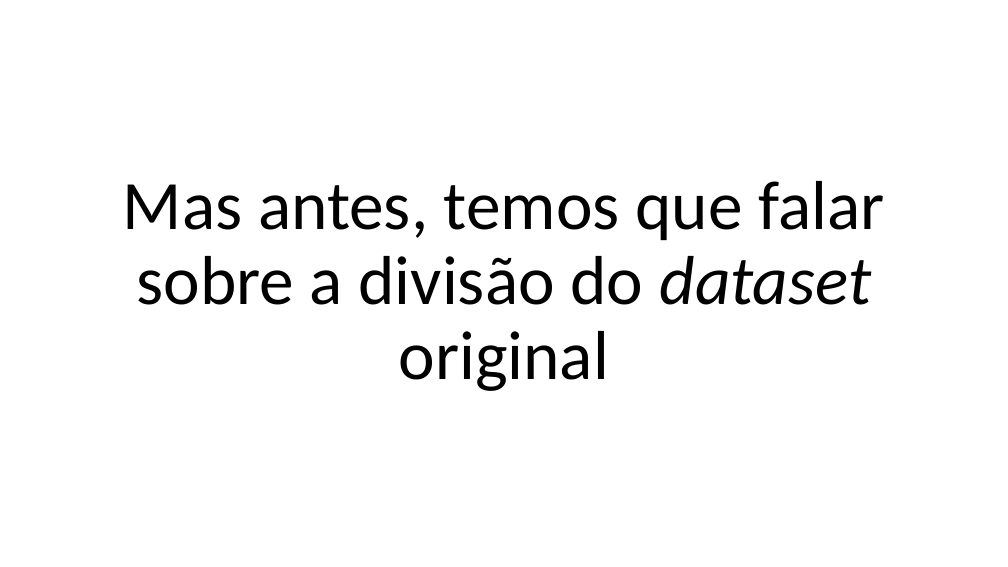
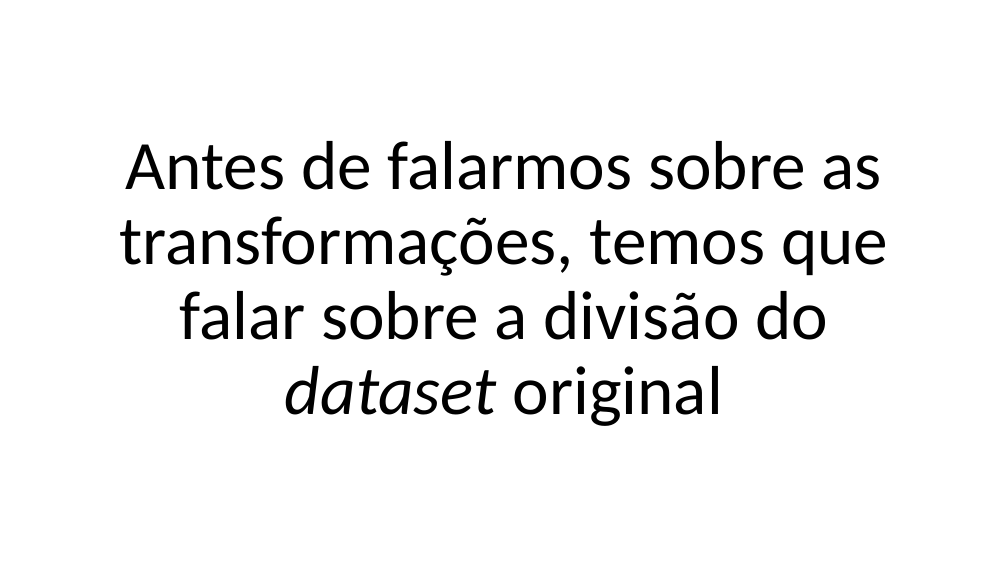
Before and after one commit to zz4fap/c24_inteligencia_artificial, a slide deck: slide 4 of slides/C24_Transformações.pptx. Drawn at 1008x567 pixels with LibreOffice and Linux fonts; fonts in the diff are those of the drawing. Boxes give left, top, right and bottom in pixels: in the first picture for what was removed or moved away, otherwise in the second. Text is boxed around its words. In the diff, an @@ line names an element or a change of style, - is before the commit and + after.

```diff
--- a/slides/C24_Transformações.pptx
+++ b/slides/C24_Transformações.pptx
@@ text at (119,141,888,426): text changed @@
-Mas antes, temos que falar sobre a divisão do dataset original
+Antes de falarmos sobre as transformações, temos que falar sobre a divisão do dataset original
```
Also in this commit, not shown: 5 other slides changed, 2 slides added, 4 slides removed.
